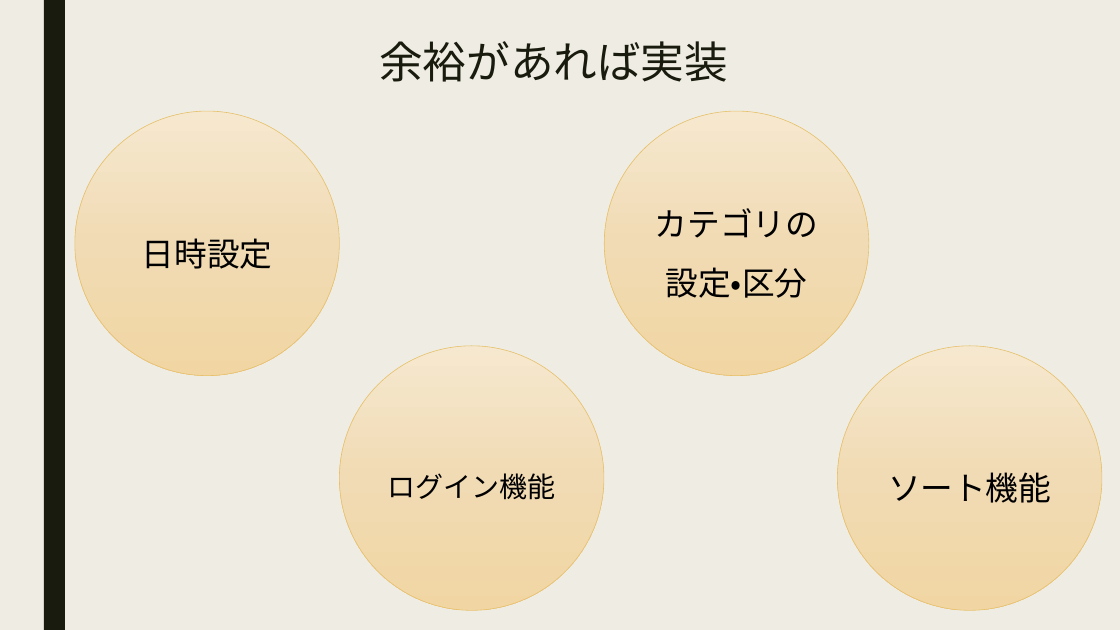
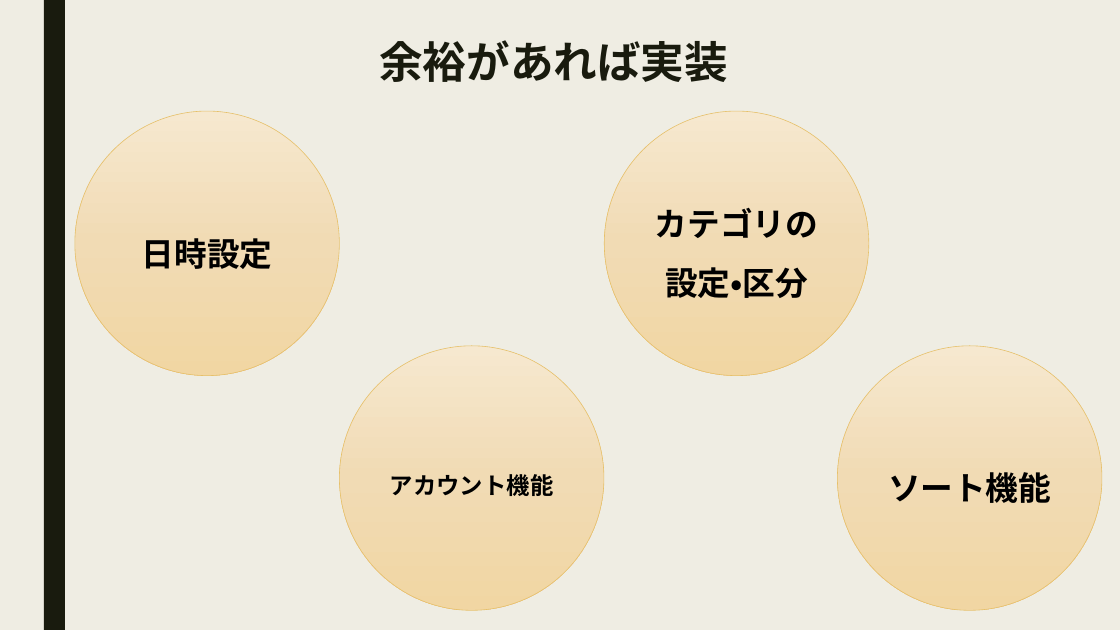
Before and after one commit to utaryu0520/mobile_utagawa2, a slide deck: slide 4 of モバイル授業_todoリスト.pptx (slide 3 before the commit). Drawn at 1120x630 pixels with LibreOffice and Linux fonts; fonts in the diff are those of the drawing. Boxes give left, top, right and bottom in pixels: in the first picture for what was removed or moved away, otherwise in the second. Text is boxed around its words. In the diff, an @@ line names an element or a change of style, - is before the commit and + after.

Commit message:
パワポに「開発の方向性」と「機能説明」のページを追加

```diff
--- a/モバイル授業_todoリスト.pptx
+++ b/モバイル授業_todoリスト.pptx
@@ bold on in 4 elements at [379,40,728,82], [75,111,339,376], [604,111,869,376], [838,346,1102,611] @@
@@ text in ellipse at [390,474,554,496]: text changed; size 24 to 20 pt; bold on @@
-ログイン機能
+アカウント機能
```
Also in this commit, not shown: 2 other slides changed, 2 slides added, 1 slide removed.
